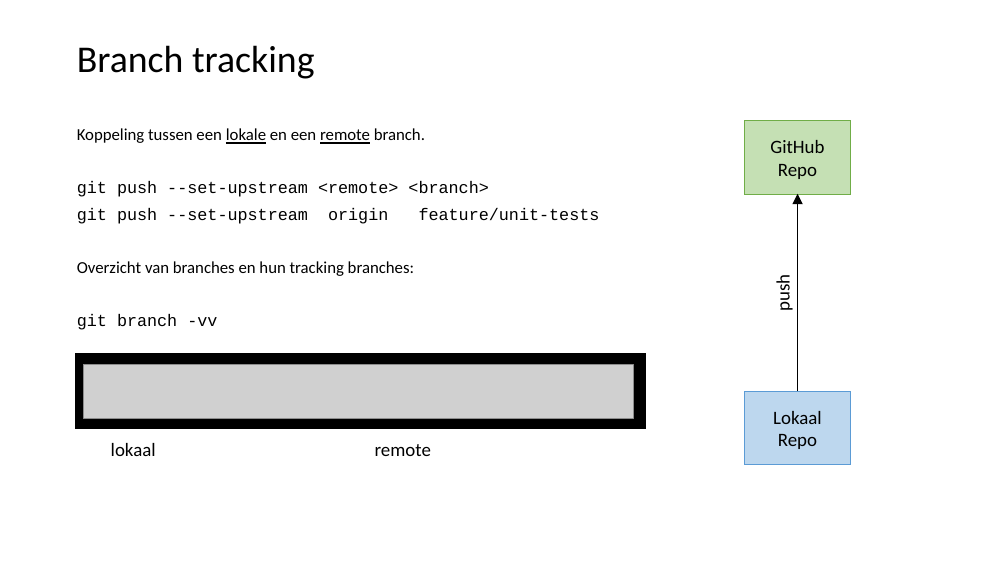
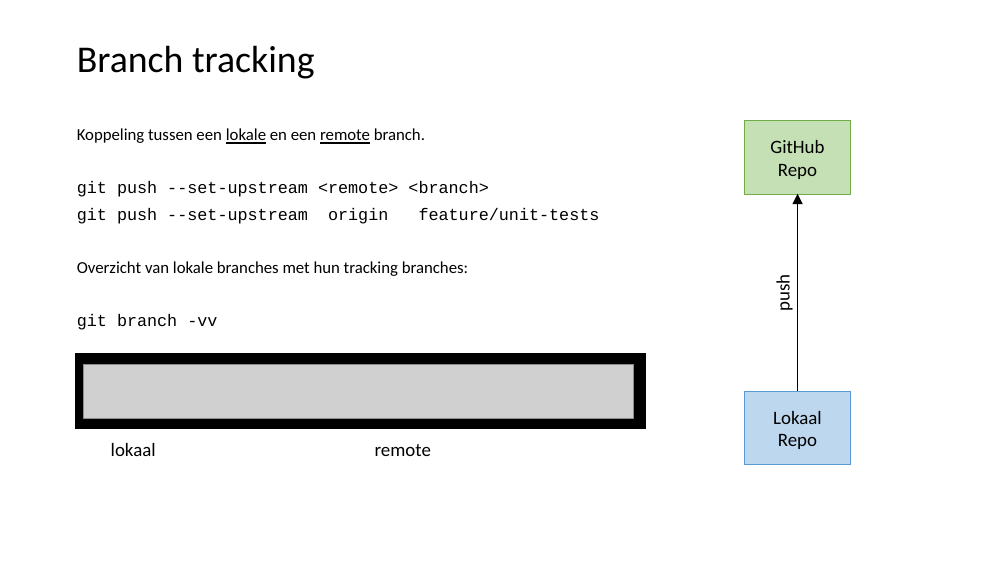
Before and after one commit to LFKoning/knowledge-sharing, a slide deck: slide 19 of git_course/2_collaboration/git_collaboration.pptx (slide 16 before the commit). Drawn at 1008x567 pixels with LibreOffice and Linux fonts; fonts in the diff are those of the drawing; grey boxes stand for pictures. Boxes give left, top, right and bottom in pixels: in the first picture for what was removed or moved away, otherwise in the second. Text is boxed around its words. In the diff, an @@ line names an element or a change of style, - is before the commit and + after.

```diff
--- a/git_course/2_collaboration/git_collaboration.pptx
+++ b/git_course/2_collaboration/git_collaboration.pptx
@@ text at (x1=77, y1=261, x2=468, y2=276): text changed @@
-Overzicht van branches en hun tracking branches:
+Overzicht van lokale branches met hun tracking branches:
```
Also in this commit, not shown: 15 other slides changed, 7 slides added, 4 slides removed, 4 other files.
